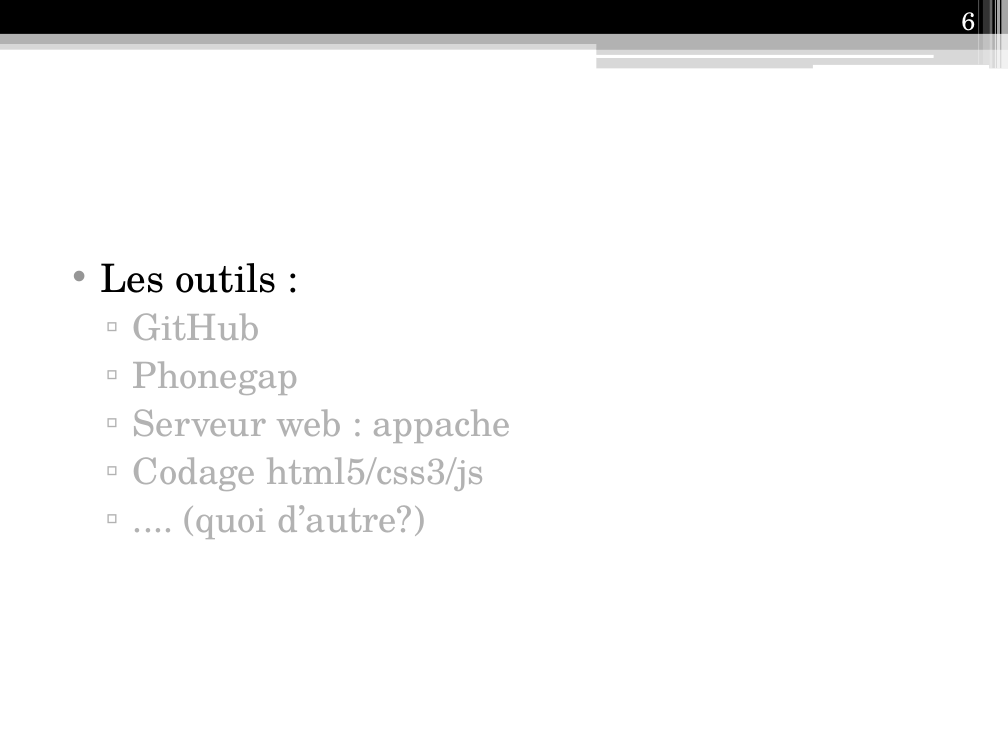
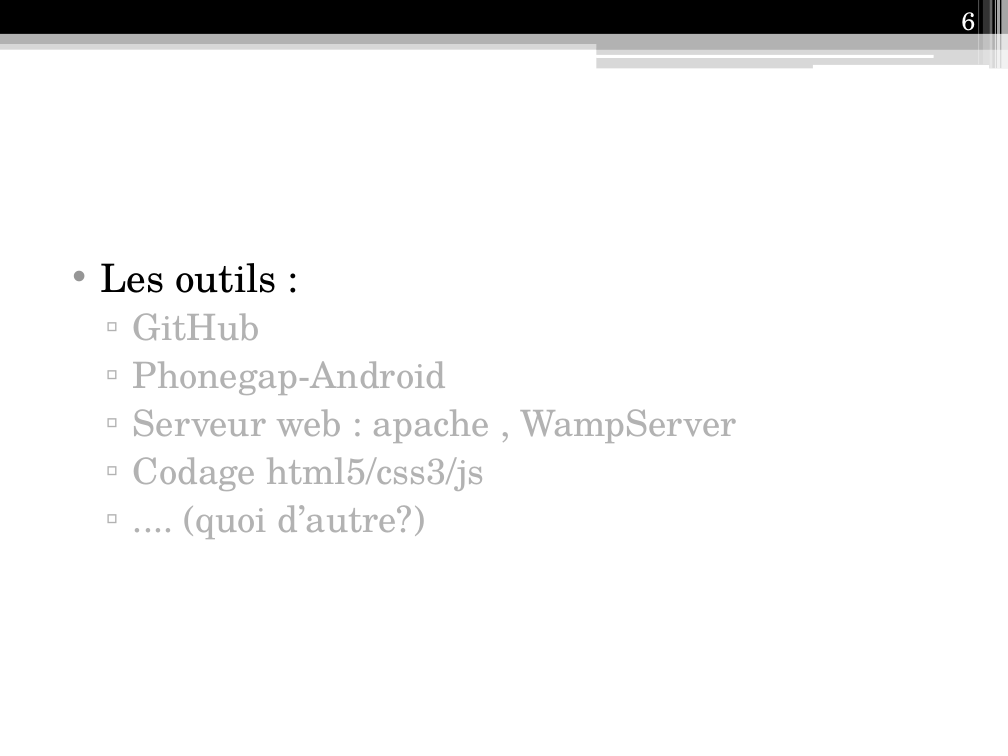
Before and after one commit to Anicky/Strangers-Phonegap, a slide deck: slide 6 of présentation/Présentation IF26.pptx. Drawn at 1008x756 pixels with LibreOffice and Linux fonts; fonts in the diff are those of the drawing. Boxes give left, top, right and bottom in pixels: in the first picture for what was removed or moved away, otherwise in the second. Text is boxed around its words. In the diff, an @@ line names an element or a change of style, - is before the commit and + after.

```diff
--- a/présentation/Présentation IF26.pptx
+++ b/présentation/Présentation IF26.pptx
@@ text at [133, 361, 737, 443]: text changed @@
-  ▫ Phonegap
-  ▫ Serveur web : appache
+  ▫ Phonegap-Android
+  ▫ Serveur web : apache , WampServer
```
Also in this commit, not shown: 3 other slides changed, 6 slides added, 2 slides removed.
